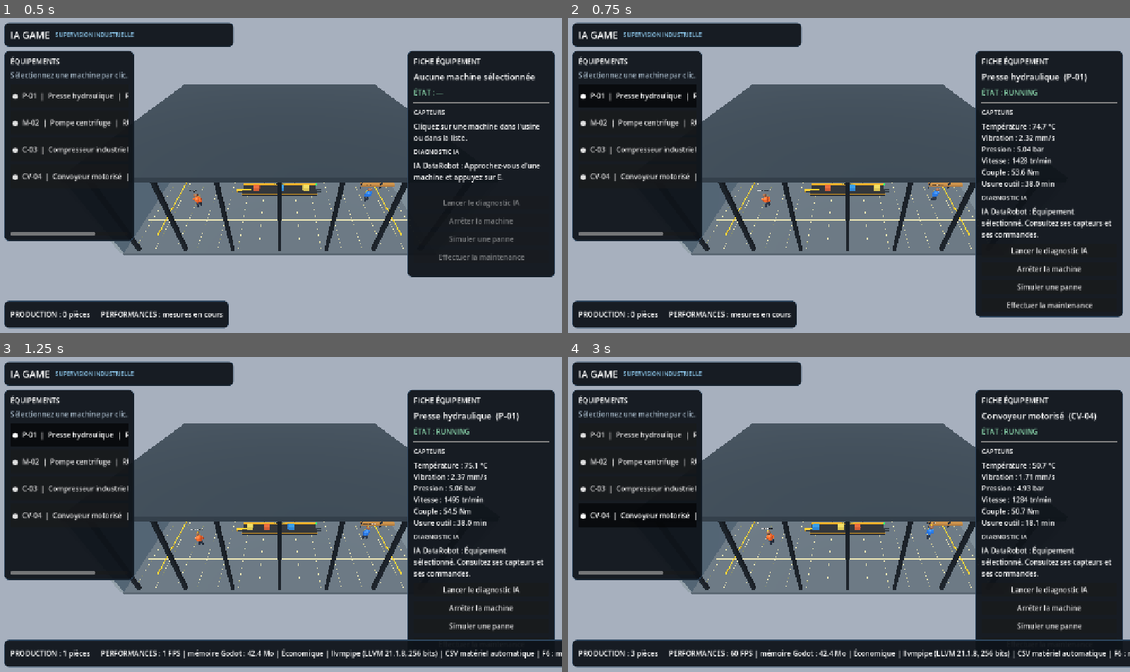
Above: before the commit, frames 1-4 (two rows, left to right).
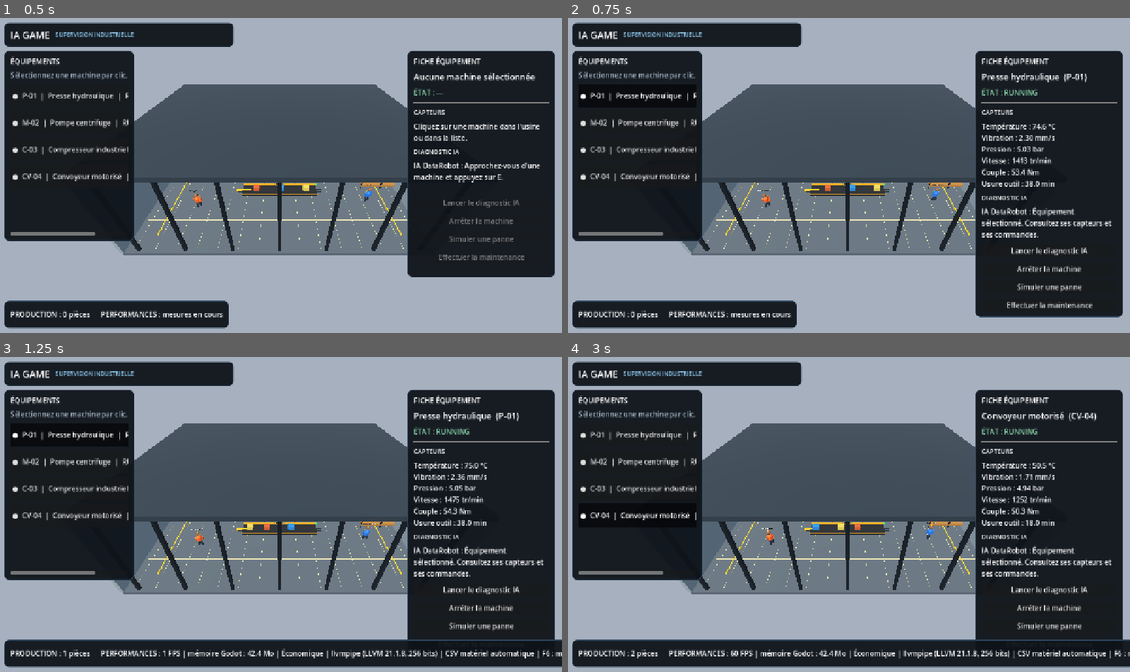
Above: after the commit, the same moments.

Repository: danielservice225-dot/ia-game-moteur
Game: Godot game, scene res://scenes/main.tscn
Two runs of this game, one before a commit and one after it. Both use one fixed random seed, a clock stepped at 60 frames per second and the inputs below.
Inputs:
- Up to frame 1 (0.5 s): no input
- Up to frame 2 (0.75 s): click "● P-01 | Presse hydraulique |…" at 0.5 s
- Up to frame 3 (1.25 s): no input
- Up to frame 4 (3 s): click "● M-02 | Pompe centrifuge | R…" at 1.25 s; click "● C-03 | Compresseur industri…" at 2 s; click "● CV-04 | Convoyeur motorisé …" at 2.75 s

Frame 1 is identical in both runs. In frame 2, less than 0.1% of the frame differs, in the area x 80-86%, y 33-50%; in frame 3, less than 0.1%; in frame 4, less than 0.1%, in the area x 11-86%, y 33-96%.

Commit message:
perf: throttle supervision UI refresh to five updates per second

Diff:
--- a/godot_game/scripts/game.gd
+++ b/godot_game/scripts/game.gd
@@ -17,6 +17,7 @@
 var elapsed := 0.0
 var performance_label: Label
 var performance_accumulator := 0.0
+var hud_accumulator := 0.0
 var benchmark_active := false
 var benchmark_elapsed := 0.0
 var benchmark_file: FileAccess
@@ -373,7 +374,10 @@
         machines[i]["state"] = snapshot["state"]
         if previous_running != bool(snapshot["running"]):
             industrial_life.set_machine_running(i, bool(snapshot["running"]))
-    _update_hud()
+    hud_accumulator += delta
+    if hud_accumulator >= 0.2:
+        hud_accumulator = 0.0
+        _update_hud()
 
 func _toggle_selected_machine() -> void:
     if selected_machine < 0:
